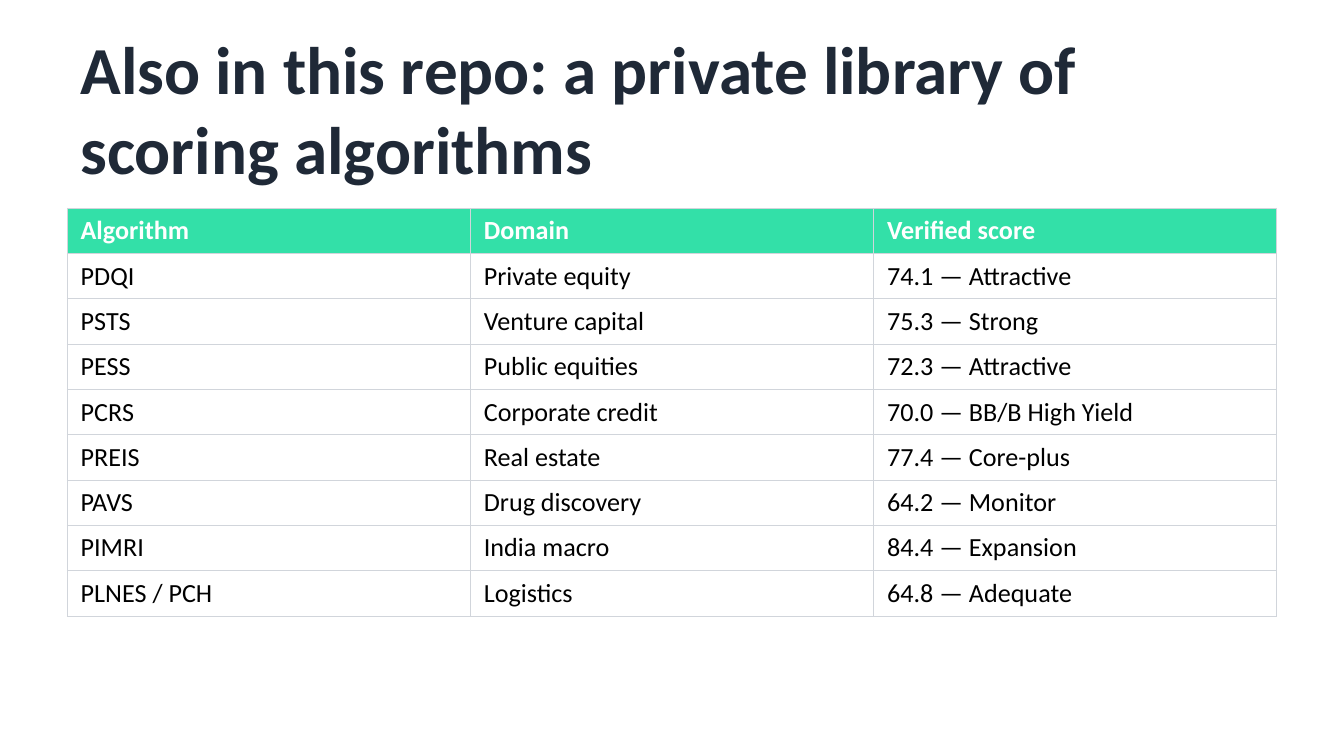
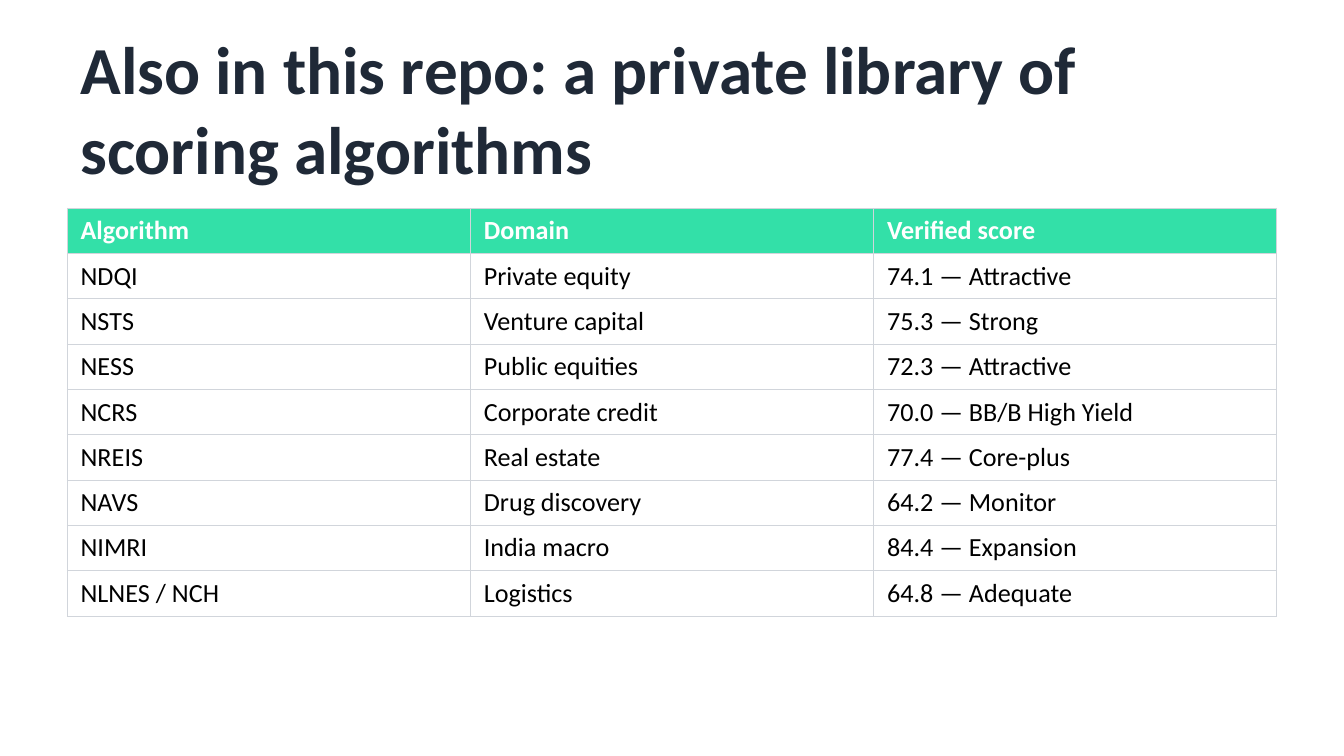
Before and after one commit to nishantsprabhakar/codingagent, a slide deck: slide 13 of docs/assets/Wrexlyn-Pitch-Deck.pptx. Drawn at 1344x756 pixels with LibreOffice and Linux fonts; fonts in the diff are those of the drawing. Boxes give left, top, right and bottom in pixels: in the first picture for what was removed or moved away, otherwise in the second. Text is boxed around its words. In the diff, an @@ line names an element or a change of style, - is before the commit and + after.

```diff
--- a/docs/assets/Wrexlyn-Pitch-Deck.pptx
+++ b/docs/assets/Wrexlyn-Pitch-Deck.pptx
@@ table at (67, 208, 1277, 611) @@
-row 2, column 1: PDQI
+row 2, column 1: NDQI
-row 3, column 1: PSTS
+row 3, column 1: NSTS
-row 4, column 1: PESS
+row 4, column 1: NESS
-row 5, column 1: PCRS
+row 5, column 1: NCRS
-row 6, column 1: PREIS
+row 6, column 1: NREIS
-row 7, column 1: PAVS
+row 7, column 1: NAVS
-row 8, column 1: PIMRI
+row 8, column 1: NIMRI
-row 9, column 1: PLNES / PCH
+row 9, column 1: NLNES / NCH
```
Also in this commit, not shown: 52 other files.
